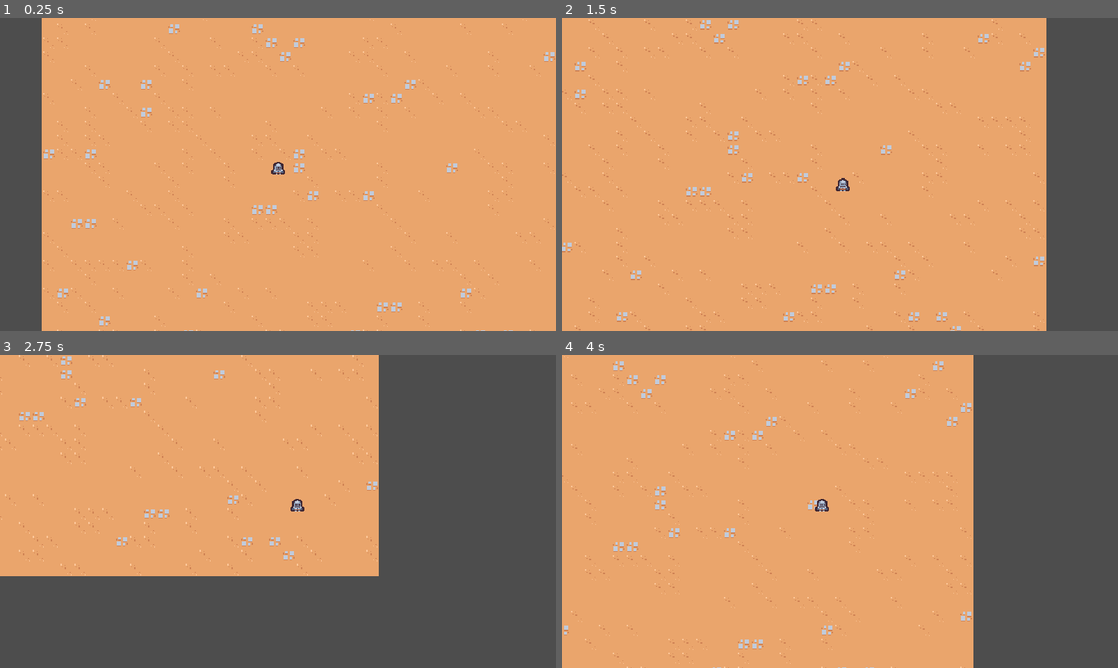
Above: before the commit, frames 1-4 (two rows, left to right).
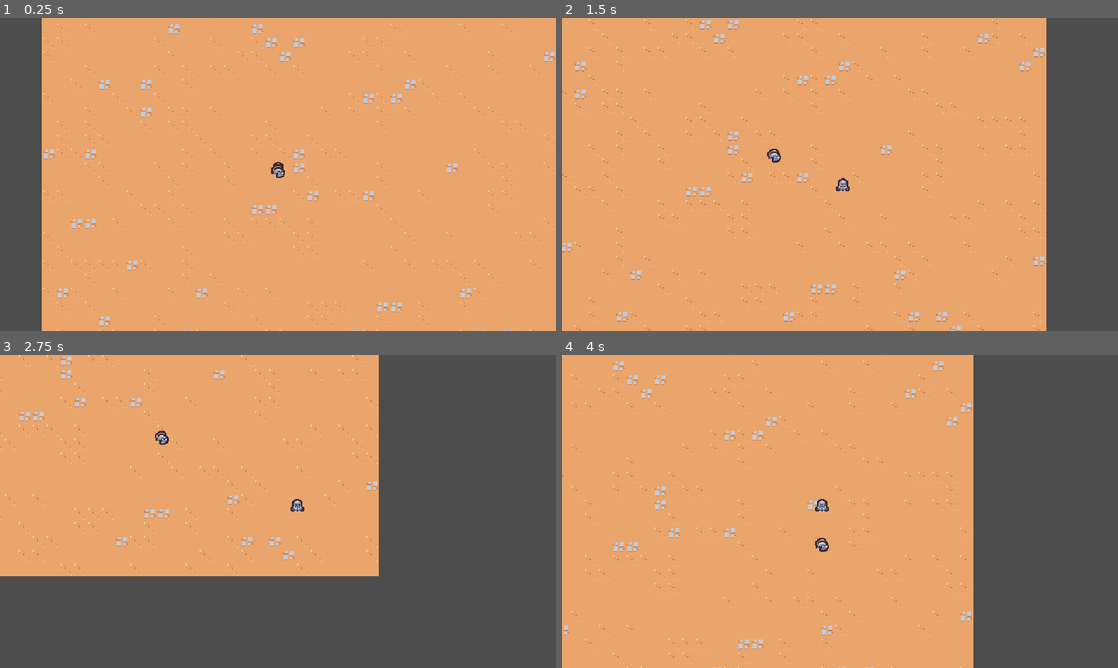
Above: after the commit, the same moments.

Repository: ErenJaegerKing/Dream_Learn
Game: Godot game, scene res://scenes/main/main.tscn
The game is run twice, just before and just after one commit, with the same random seed, the same clock (stepped at 60 frames per second) and the same inputs.
Inputs:
- Up to frame 1 (0.25 s): no input
- Up to frame 2 (1.5 s): tap Enter at 0.5 s; hold D (move_right ) 0.53-1.28 s; hold S (move_down) from 1.28 s (still down)
- Up to frame 3 (2.75 s): release S (move_down) at 2.03 s; hold D (move_right ) from 2.03 s (still down)
- Up to frame 4 (4 s): release D (move_right ) at 2.78 s; hold W (move_up) 2.78-3.53 s; hold A (move_left) from 3.53 s (still down)

The runs differ from the first frame. In frame 1, less than 0.1% of the frame differs, in the area x 48-52%, y 46-52%; in frame 2, less than 0.1%; in frame 3, less than 0.1%; in frame 4, less than 0.1%, in the area x 45-48%, y 58-63%.

Commit message:
第二章 基础建设 实现剑在玩家身上出现和剑动画播放器的完成

Diff:
--- a/2D Game/project.godot
+++ b/2D Game/project.godot
@@ -22,6 +22,10 @@
 window/size/window_width_override=1280
 window/size/window_height_override=720
 window/stretch/mode="viewport"
+
+[filesystem]
+
+import/blender/enabled=false
 
 [input]
 
--- /dev/null
+++ b/2D Game/scenes/ability/sword_ability/sword_aility.tscn
@@ -0,0 +1,91 @@
+[gd_scene load_steps=5 format=3 uid="uid://b15rq6uca378p"]
+
+[ext_resource type="Texture2D" uid="uid://c1thci6113pvf" path="res://scenes/ability/sword_ability/sword.png" id="1_i0peb"]
+
+[sub_resource type="Animation" id="Animation_h3n0c"]
+resource_name = "swing"
+length = 0.75
+step = 0.05
+tracks/0/type = "value"
+tracks/0/imported = false
+tracks/0/enabled = true
+tracks/0/path = NodePath("Sprite2D:rotation")
+tracks/0/interp = 2
+tracks/0/loop_wrap = true
+tracks/0/keys = {
+"times": PackedFloat32Array(0, 0.2, 0.4, 0.75),
+"transitions": PackedFloat32Array(1, 1, 1.67, 1),
+"update": 0,
+"values": [0.0, -0.174533, 3.14159, 0.0]
+}
+tracks/1/type = "value"
+tracks/1/imported = false
+tracks/1/enabled = true
+tracks/1/path = NodePath("Sprite2D:scale")
+tracks/1/interp = 2
+tracks/1/loop_wrap = true
+tracks/1/keys = {
+"times": PackedFloat32Array(0, 0.1, 0.2, 0.35, 0.5, 0.75),
+"transitions": PackedFloat32Array(1, 1, 1, 1, 5.46, 1),
+"update": 0,
+"values": [Vector2(0, 0), Vector2(1.25, 1.25), Vector2(1, 1), Vector2(1.5, 1.5), Vector2(1, 1), Vector2(0, 0)]
+}
+tracks/2/type = "method"
+tracks/2/imported = false
+tracks/2/enabled = true
+tracks/2/path = NodePath(".")
+tracks/2/interp = 1
+tracks/2/loop_wrap = true
+tracks/2/keys = {
+"times": PackedFloat32Array(0.75),
+"transitions": PackedFloat32Array(1),
+"values": [{
+"args": [],
+"method": &"queue_free"
+}]
+}
+
+[sub_resource type="Animation" id="Animation_murjr"]
+length = 0.001
+tracks/0/type = "value"
+tracks/0/imported = false
+tracks/0/enabled = true
+tracks/0/path = NodePath("Sprite2D:rotation")
+tracks/0/interp = 1
+tracks/0/loop_wrap = true
+tracks/0/keys = {
+"times": PackedFloat32Array(0),
+"transitions": PackedFloat32Array(1),
+"update": 0,
+"values": [0.0]
+}
+tracks/1/type = "value"
+tracks/1/imported = false
+tracks/1/enabled = true
+tracks/1/path = NodePath("Sprite2D:scale")
+tracks/1/interp = 1
+tracks/1/loop_wrap = true
+tracks/1/keys = {
+"times": PackedFloat32Array(0),
+"transitions": PackedFloat32Array(1),
+"update": 0,
+"values": [Vector2(1, 1)]
+}
+
+[sub_resource type="AnimationLibrary" id="AnimationLibrary_qwutb"]
+_data = {
+"RESET": SubResource("Animation_murjr"),
+"swing": SubResource("Animation_h3n0c")
+}
+
+[node name="SwordAility" type="Node2D"]
+
+[node name="AnimationPlayer" type="AnimationPlayer" parent="."]
+libraries = {
+"": SubResource("AnimationLibrary_qwutb")
+}
+autoplay = "swing"
+
+[node name="Sprite2D" type="Sprite2D" parent="."]
+texture = ExtResource("1_i0peb")
+offset = Vector2(0, -4)
--- /dev/null
+++ b/2D Game/scenes/ability/sword_ability_controller/sword_ability_controller.gd
@@ -0,0 +1,25 @@
+extends Node
+
+# 定义变量sward_ability类型为PackedScene 可以在检查器中配置
+@export var sward_ability: PackedScene
+
+func _ready() -> void:
+	# 引用节点添加timeout信号，并在信号发出后触发个事件
+	$Timer.timeout.connect(on_timer_timeout)
+
+func on_timer_timeout():
+	# 首先我们要确保玩家是存在的，否则就跳出
+	var player = get_tree().get_first_node_in_group("player")
+	#做判断主要是防止游戏出问题，这是在编程中必要的一种做法。
+	#当玩家不存在跳出
+	if player == null:
+		return
+	#当玩家不为空的时候再创建实例
+	#创建剑实例的变量，并强制转换为Node2D
+	var sword_instance = sward_ability.instantiate() as Node2D
+
+	# 我们需要知道将实例生成在哪个场景下
+	# 这里我们直生成实例在Player的父节点下
+	player.get_parent().add_child(sword_instance)
+	# 生成的剑实例位置等于玩家的全局位置
+	sword_instance.global_position = player.global_position
--- /dev/null
+++ b/2D Game/scenes/ability/sword_ability_controller/sword_ability_controller.tscn
@@ -0,0 +1,12 @@
+[gd_scene load_steps=3 format=3 uid="uid://dvfgwal7yngay"]
+
+[ext_resource type="Script" path="res://scenes/ability/sword_ability_controller/sword_ability_controller.gd" id="1_pkbhu"]
+[ext_resource type="PackedScene" uid="uid://b15rq6uca378p" path="res://scenes/ability/sword_ability/sword_aility.tscn" id="2_dfvcf"]
+
+[node name="SwordAbilityController" type="Node"]
+script = ExtResource("1_pkbhu")
+sward_ability = ExtResource("2_dfvcf")
+
+[node name="Timer" type="Timer" parent="."]
+wait_time = 1.5
+autostart = true
--- /dev/null
+++ b/2D Game/scenes/basic_enemy/basic_enemy.gd
@@ -0,0 +1,27 @@
+extends CharacterBody2D
+
+#设置最大速度
+const MAX_SPEED = 75
+
+func _ready() -> void:
+	pass
+
+
+func _process(delta: float) -> void:
+	# 设置变量获取玩家的方向
+	var direction = get_direction_to_player()
+	# 设置敌人移动的向量速度
+	velocity = direction * MAX_SPEED
+	# 让敌人移动起来
+	move_and_slide()
+
+
+func get_direction_to_player():
+	# 获取玩家组player_node的第一个节点
+	var player_node = get_tree().get_first_node_in_group("player") as Node2D
+	# 合法性检查，确保player_node不为空
+	if player_node != null:
+		#返回玩家的全局位置减去敌人的全局位置,并将向量归一
+		return (player_node.global_position - global_position).normalized()
+	#如果player_node是NULL 返回归零的二维向量
+	return Vector2.ZERO
--- /dev/null
+++ b/2D Game/scenes/basic_enemy/basic_enemy.tscn
@@ -0,0 +1,19 @@
+[gd_scene load_steps=4 format=3 uid="uid://d3fa82th3oml1"]
+
+[ext_resource type="Texture2D" uid="uid://dcrgq5pagpj4t" path="res://scenes/basic_enemy/basic_enemy.png" id="1_4ph45"]
+[ext_resource type="Script" path="res://scenes/basic_enemy/basic_enemy.gd" id="1_prk8w"]
+
+[sub_resource type="CircleShape2D" id="CircleShape2D_or4hn"]
+radius = 5.0
+
+[node name="BasicEnemy" type="CharacterBody2D" groups=["enemy"]]
+collision_layer = 0
+script = ExtResource("1_prk8w")
+
+[node name="Sprite2D" type="Sprite2D" parent="."]
+position = Vector2(0, -4)
+texture = ExtResource("1_4ph45")
+
+[node name="CollisionShape2D" type="CollisionShape2D" parent="."]
+position = Vector2(0, -5)
+shape = SubResource("CircleShape2D_or4hn")
--- a/2D Game/scenes/main/main.tscn
+++ b/2D Game/scenes/main/main.tscn
@@ -1,8 +1,9 @@
-[gd_scene load_steps=4 format=3 uid="uid://dwyxoyua56sl6"]
+[gd_scene load_steps=5 format=3 uid="uid://dwyxoyua56sl6"]
 
 [ext_resource type="TileSet" uid="uid://calma4rax61cm" path="res://resources/tileset.tres" id="1_n5n26"]
 [ext_resource type="PackedScene" uid="uid://dbhe5g3bwuaq" path="res://scenes/player/player.tscn" id="1_xheb7"]
 [ext_resource type="PackedScene" uid="uid://cf3h8mvmqbshf" path="res://game_camera/game_camera.tscn" id="3_k6ttt"]
+[ext_resource type="PackedScene" uid="uid://d3fa82th3oml1" path="res://scenes/basic_enemy/basic_enemy.tscn" id="4_6um54"]
 
 [node name="Main" type="Node"]
 
@@ -14,3 +15,5 @@
 layer_0/tile_data = PackedInt32Array(393226, 0, 4, 327690, 0, 4, 262154, 0, 4, 196618, 0, 4, 131082, 0, 4, 65546, 65536 …(16135 unchanged characters)…
 
 [node name="CharacterBody2D" parent="." instance=ExtResource("1_xheb7")]
+
+[node name="BasicEnemy" parent="." instance=ExtResource("4_6um54")]
--- a/2D Game/scenes/player/player.tscn
+++ b/2D Game/scenes/player/player.tscn
@@ -1,13 +1,19 @@
-[gd_scene load_steps=4 format=3 uid="uid://dbhe5g3bwuaq"]
+[gd_scene load_steps=5 format=3 uid="uid://dbhe5g3bwuaq"]
 
 [ext_resource type="Texture2D" uid="uid://equ3jv72wmsj" path="res://scenes/player/player.png" id="1_ml8wm"]
 [ext_resource type="Script" path="res://scenes/player/player.gd" id="1_o2ppu"]
+[ext_resource type="PackedScene" uid="uid://dvfgwal7yngay" path="res://scenes/ability/sword_ability_controller/sword_ability_controller.tscn" id="2_pgm6a"]
 
 [sub_resource type="CircleShape2D" id="CircleShape2D_klcwm"]
 radius = 5.0
 
 [node name="CharacterBody2D" type="CharacterBody2D" groups=["player"]]
+collision_layer = 0
 script = ExtResource("1_o2ppu")
+
+[node name="AbilityManage" type="Node2D" parent="."]
+
+[node name="SwordAbilityController" parent="AbilityManage" instance=ExtResource("2_pgm6a")]
 
 [node name="Sprite2D" type="Sprite2D" parent="."]
 position = Vector2(0, -8)
Binary file added: 2D Game/scenes/ability/sword_ability/sword.png
Not shown, added: 2D Game/scenes/ability/sword_ability/sword.png.import
Binary file added: 2D Game/scenes/basic_enemy/basic_enemy.png
Not shown, added: 2D Game/scenes/basic_enemy/basic_enemy.png.import
